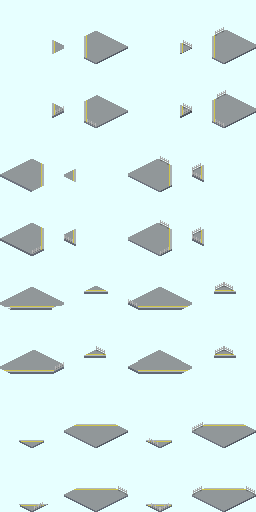
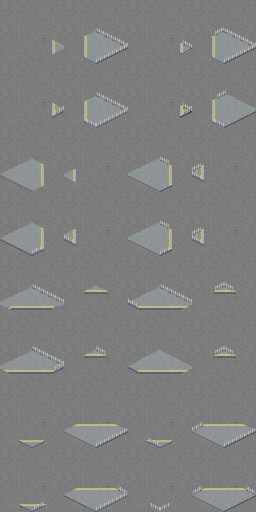
Comparing the layer stacks of the two 256 x 512 images. Changes:
showed "Fence_R" over (96, 44, 256, 511)
showed "Fence_B" over (32, 28, 256, 364)
showed "貼り付けられたレイヤー コピー #1" over (0, 0, 256, 512)
painted on "[46]" over (146, 504, 172, 512)
